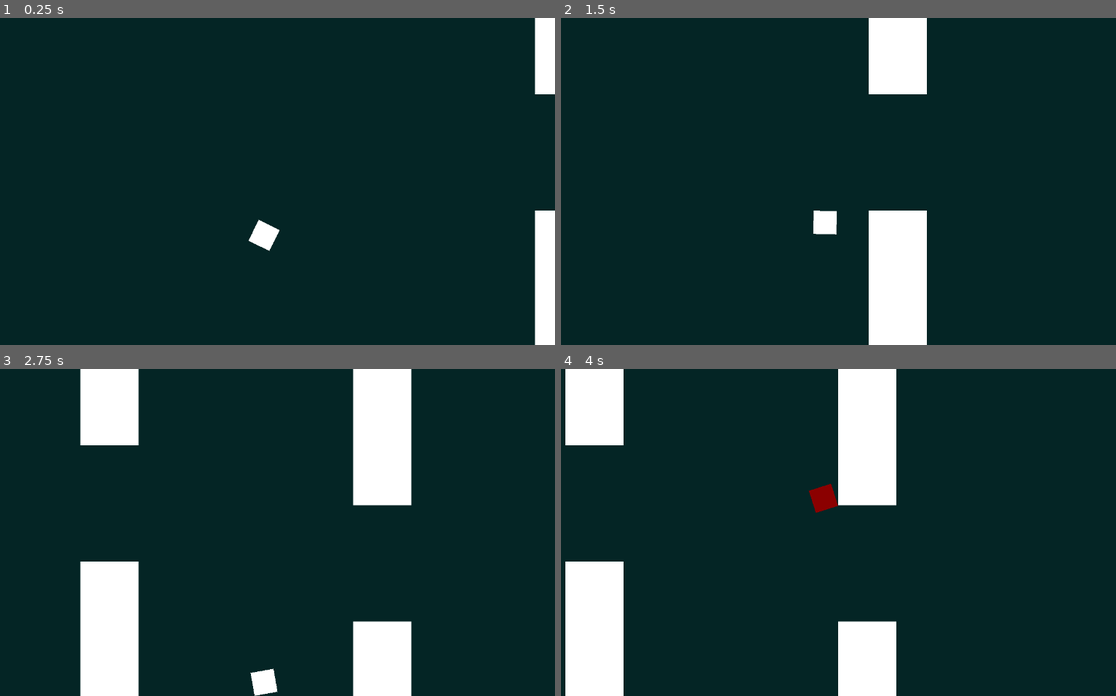
Above: before the commit, frames 1-4 (two rows, left to right).
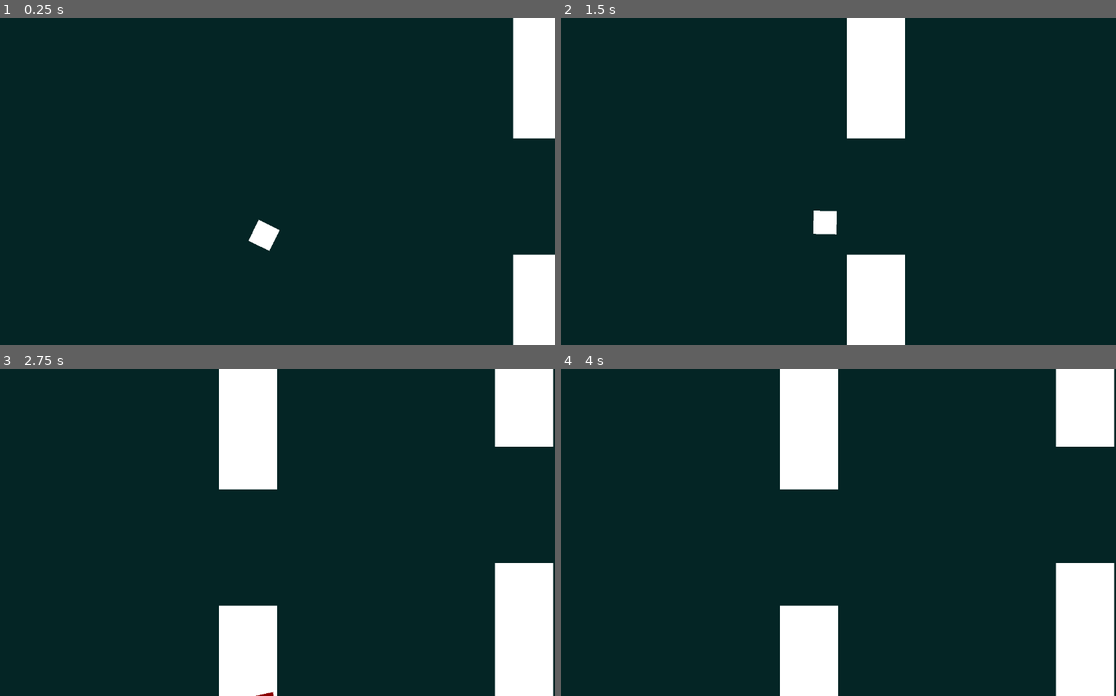
Above: after the commit, the same moments.

Repository: Nabil080/flappy-square
Game: Godot game, scene res://core/game.tscn
Same seed, same stepped clock (60 frames per second), same inputs: the game is played once before the commit and once after it.
Inputs:
- Up to frame 1 (0.25 s): no input
- Up to frame 2 (1.5 s): tap Space (flap) at 0.77, 1.07 s
- Up to frame 3 (2.75 s): tap Space (flap) at 1.52, 1.82 s
- Up to frame 4 (4 s): tap Space (flap) at 3.02, 3.32, 3.77 s

The runs differ from the first frame. In frame 1, 3.6% of the frame differs, in the area x 92-100%, y 0-100%; in frame 2, 6.9%; in frame 3, 27%; in frame 4, 27%, in the area x 0-100%, y 0-100%.

Commit message:
score update

Diff:
--- a/core/game.gd
+++ b/core/game.gd
@@ -1,4 +1,10 @@
 extends Node2D
+
+var score := 0
 
 func _on_player_is_dead() -> void:
 	get_tree().paused = true
+
+func _on_pipe_manager_player_entered() -> void:
+	score += 1
+	print("player entered, new score : ", score)
--- a/core/game.tscn
+++ b/core/game.tscn
@@ -1,9 +1,8 @@
-[gd_scene load_steps=7 format=3 uid="uid://de6r0u0ts5icg"]
+[gd_scene load_steps=6 format=3 uid="uid://de6r0u0ts5icg"]
 
 [ext_resource type="Script" uid="uid://bqq3unspphv04" path="res://core/game.gd" id="1_a04qp"]
 [ext_resource type="PackedScene" uid="uid://fdaqc1nnjjjc" path="res://entities/player.tscn" id="1_d3un6"]
 [ext_resource type="Script" uid="uid://b65on5c3f8f6l" path="res://core/pipe_manager.gd" id="2_5sg27"]
-[ext_resource type="PackedScene" uid="uid://bmkwntdta7k0t" path="res://core/pipes.tscn" id="3_8xnxh"]
 
 [sub_resource type="WorldBoundaryShape2D" id="WorldBoundaryShape2D_ey2n3"]
 
@@ -38,25 +37,15 @@
 position = Vector2(160, 93)
 
 [node name="PipeManager" type="Node2D" parent="."]
-position = Vector2(350, 93)
+position = Vector2(338, 93)
 script = ExtResource("2_5sg27")
 
 [node name="DestroyArea" type="Area2D" parent="PipeManager"]
 
 [node name="CollisionShape2D" type="CollisionShape2D" parent="PipeManager/DestroyArea"]
-position = Vector2(-424, -3.5)
+position = Vector2(-364, -3)
 shape = SubResource("RectangleShape2D_5sg27")
 
-[node name="Pipes" type="Node2D" parent="."]
-
-[node name="Pipes" parent="Pipes" instance=ExtResource("3_8xnxh")]
-position = Vector2(350, 74)
-
-[node name="Pipes2" parent="Pipes" instance=ExtResource("3_8xnxh")]
-position = Vector2(500, 107)
-
-[node name="Pipes3" parent="Pipes" instance=ExtResource("3_8xnxh")]
-position = Vector2(654, 57)
-
 [connection signal="is_dead" from="Player" to="." method="_on_player_is_dead"]
+[connection signal="player_entered" from="PipeManager" to="." method="_on_pipe_manager_player_entered"]
 [connection signal="area_entered" from="PipeManager/DestroyArea" to="PipeManager" method="_on_destroy_area_area_entered"]
--- a/core/pipe_manager.gd
+++ b/core/pipe_manager.gd
@@ -1,10 +1,44 @@
 extends Node2D
+
+signal player_entered
 
 const PIPES = preload("uid://bmkwntdta7k0t")
 const MAX_DIST := 32.0
-var count := 0
+const MAX_PIPES := 5             # Pool size
+const SPAWN_INTERVAL := 1.5      # seconds between spawns
+
+@onready var game: Node2D = $".."
+
+var pool: Array[Pipes] = []      # inactive pipe pool
+var active_pipes: Array[Pipes] = [] # pipes currently in play
+
+func _ready() -> void:
+	_spawn_loop()
+
+func _spawn_loop() -> void:
+	while true:
+		if not get_tree().paused:
+			_spawn_pipe_from_pool()
+		await get_tree().create_timer(SPAWN_INTERVAL).timeout
+
+func _spawn_pipe_from_pool() -> void:
+	var pipes: Pipes = pool.pop_back()
+	if not pipes:
+		pipes = _new_pipes()
+	pipes.global_position = global_position
+	pipes.move_local_y(randf_range(-MAX_DIST, MAX_DIST))
+
+func _new_pipes() -> Pipes:
+	print("Creating new pipe")
+	var pipes: Pipes = PIPES.instantiate()
+	pipes.connect("player_entered", _on_player_entered)
+	add_child(pipes)
+	return pipes
 
 func _on_destroy_area_area_entered(area: Area2D) -> void:
-	var pipes : Pipes = area.get_parent()
-	pipes.position = position
-	pipes.move_local_y(randf_range(-MAX_DIST, MAX_DIST))
+	# When a pipe enters the destroy area, recycle it
+	var pipes: Pipes = area.get_parent()
+	pool.append(pipes)
+
+func _on_player_entered():
+	player_entered.emit()
--- a/core/pipes.gd
+++ b/core/pipes.gd
@@ -1,7 +1,13 @@
 class_name Pipes
 extends Node2D
 
+signal player_entered
 const SPEED := 100.0
 
 func _physics_process(delta: float) -> void:
 	move_local_x(-SPEED * delta)
+
+
+func _on_area_2d_player_entered(body: Node2D) -> void:
+	if body is Player:
+		player_entered.emit()
--- a/core/pipes.tscn
+++ b/core/pipes.tscn
@@ -19,3 +19,5 @@
 
 [node name="CollisionShape2D" type="CollisionShape2D" parent="Area2D"]
 shape = SubResource("RectangleShape2D_6dth2")
+
+[connection signal="body_entered" from="Area2D" to="." method="_on_area_2d_player_entered"]
--- a/entities/player.gd
+++ b/entities/player.gd
@@ -1,3 +1,4 @@
+class_name Player
 extends CharacterBody2D
 
 signal is_dead
Not shown, added: core/game.tscn5954538845.tmp
